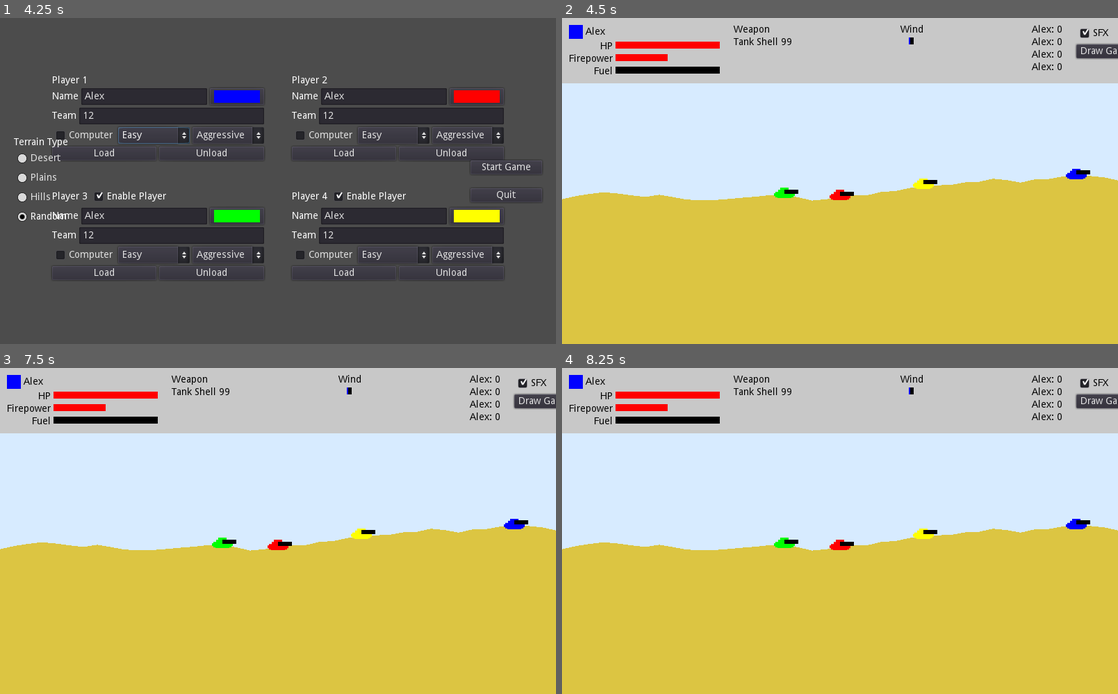
Above: before the commit, frames 1-4 (two rows, left to right).
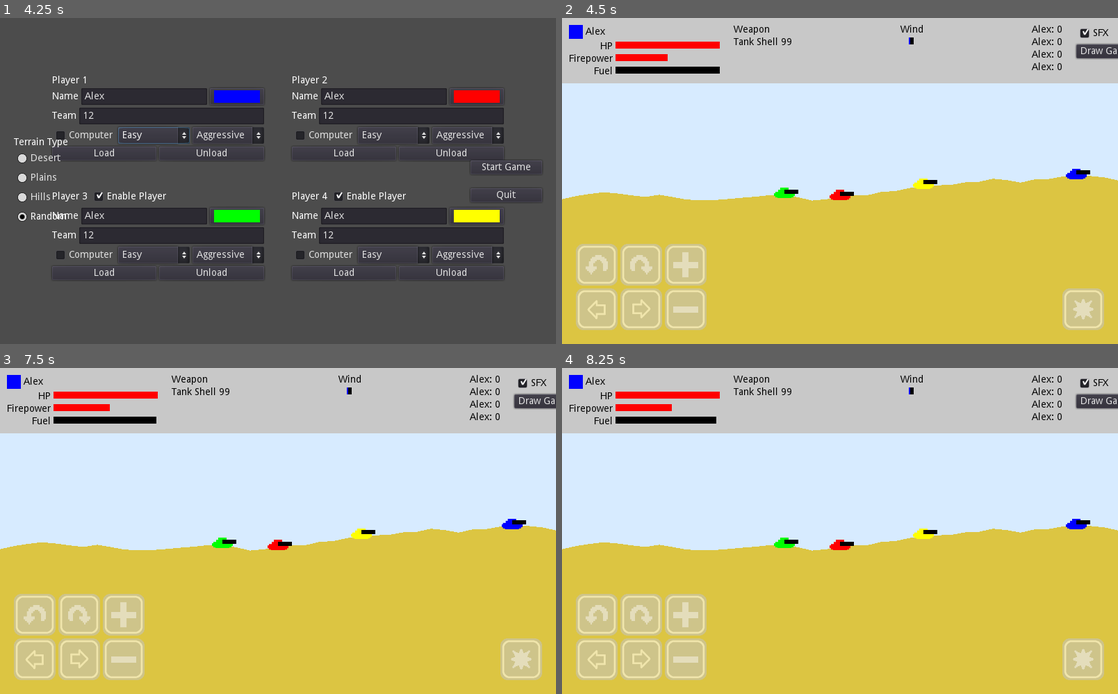
Above: after the commit, the same moments.

Repository: Arc676/Tanks-Godot
Game: Godot game, scene res://Scenes/Screens/Main Menu.tscn
Two runs of this game, one before a commit and one after it. Both use one fixed random seed, a clock stepped at 60 frames per second and the inputs below.
Inputs (mouse positions are in pixels of both pictures, inside the frame that each line leads up to):
- Up to frame 1 (4.25 s): click (144, 96) at 0.52 s; type "Alex" at 0.6 s; click (172, 115) at 0.75 s; type "12" at 0.83 s; click (383, 96) at 0.98 s; type "Alex" at 1.07 s; click (411, 115) at 1.27 s; type "12" at 1.35 s; click (144, 216) at 1.5 s; type "Alex" at 1.58 s; click (172, 236) at 1.73 s; type "12" at 1.82 s; click (383, 216) at 2.02 s; type "Alex" at 2.1 s; click (411, 236) at 2.25 s; type "12" at 2.33 s; click "Easy" at 2.75 s; click "Easy" at 3.5 s
- Up to frame 2 (4.5 s): click "Start Game" at 4.25 s
- Up to frame 3 (7.5 s): click (33, 615) at 5.02 s; click (77, 615) at 5.77 s; click (122, 615) at 6.52 s; click (33, 658) at 7.27 s
- Up to frame 4 (8.25 s): click (639, 658) at 8.02 s

Frame 1 is identical in both runs. In frame 2, 6.5% of the frame differs, in the area x 2-98%, y 69-96%; in frame 3, 6.6%, in the area x 2-98%, y 11-96%; in frame 4, 6.6%.

Commit message:
Add most touch controls
TODO: weapon switching buttons
Can now play on mobile devices without a keyboard (TODO: HP bug)

Diff:
--- a/Scenes/Screens/Game.tscn
+++ b/Scenes/Screens/Game.tscn
@@ -7,6 +7,13 @@
 [ext_resource path="res://Textures/Blue.png" type="Texture" id=5]
 [ext_resource path="res://Sound/bomber.wav" type="AudioStream" id=6]
 [ext_resource path="res://Sound/laser.wav" type="AudioStream" id=7]
+[ext_resource path="res://Textures/Left.png" type="Texture" id=8]
+[ext_resource path="res://Textures/Right.png" type="Texture" id=9]
+[ext_resource path="res://Textures/CW.png" type="Texture" id=10]
+[ext_resource path="res://Textures/Minus.png" type="Texture" id=11]
+[ext_resource path="res://Textures/Plus.png" type="Texture" id=12]
+[ext_resource path="res://Textures/CCW.png" type="Texture" id=13]
+[ext_resource path="res://Textures/Fire.png" type="Texture" id=14]
 
 [node name="Control" type="Control"]
 anchor_right = 1.0
@@ -260,12 +267,13 @@
 [node name="Controls" type="VBoxContainer" parent="ColorRect/HUD"]
 margin_left = 1261.0
 margin_right = 1347.0
-margin_bottom = 84.0
-size_flags_vertical = 3
+margin_bottom = 74.0
+size_flags_vertical = 0
 
 [node name="SFX" type="CheckBox" parent="ColorRect/HUD/Controls"]
 margin_right = 86.0
-margin_bottom = 24.0
+margin_bottom = 35.0
+size_flags_vertical = 3
 custom_colors/font_color_hover_pressed = Color( 0, 0, 0, 1 )
 custom_colors/font_color = Color( 0, 0, 0, 1 )
 custom_colors/font_color_hover = Color( 0, 0, 0, 1 )
@@ -274,9 +282,99 @@
 text = "SFX"
 
 [node name="Draw Game" type="Button" parent="ColorRect/HUD/Controls"]
-margin_top = 28.0
+margin_top = 39.0
 margin_right = 86.0
-margin_bottom = 48.0
+margin_bottom = 74.0
+size_flags_vertical = 3
 text = "Draw Game"
+
+[node name="Touch Controls" type="Control" parent="."]
+anchor_top = 1.0
+anchor_right = 1.0
+anchor_bottom = 1.0
+margin_left = 20.0
+margin_top = -20.0
+margin_right = -20.0
+margin_bottom = -20.0
+__meta__ = {
+"_edit_use_anchors_": false
+}
+
+[node name="Buttons" type="GridContainer" parent="Touch Controls"]
+anchor_top = 1.0
+anchor_bottom = 1.0
+margin_top = -124.0
+margin_right = 188.0
+columns = 3
+__meta__ = {
+"_edit_use_anchors_": false
+}
+
+[node name="CCW" type="TextureButton" parent="Touch Controls/Buttons"]
+margin_right = 60.0
+margin_bottom = 60.0
+rect_min_size = Vector2( 60, 60 )
+texture_normal = ExtResource( 13 )
+expand = true
+
+[node name="CW" type="TextureButton" parent="Touch Controls/Buttons"]
+margin_left = 64.0
+margin_right = 124.0
+margin_bottom = 60.0
+rect_min_size = Vector2( 60, 60 )
+texture_normal = ExtResource( 10 )
+expand = true
+
+[node name="Firepower Up" type="TextureButton" parent="Touch Controls/Buttons"]
+margin_left = 128.0
+margin_right = 188.0
+margin_bottom = 60.0
+rect_min_size = Vector2( 60, 60 )
+texture_normal = ExtResource( 12 )
+expand = true
+
+[node name="Move Left" type="TextureButton" parent="Touch Controls/Buttons"]
+margin_top = 64.0
+margin_right = 60.0
+margin_bottom = 124.0
+rect_min_size = Vector2( 60, 60 )
+shortcut_in_tooltip = false
+action_mode = 0
+texture_normal = ExtResource( 8 )
+expand = true
+
+[node name="Move Right" type="TextureButton" parent="Touch Controls/Buttons"]
+margin_left = 64.0
+margin_top = 64.0
+margin_right = 124.0
+margin_bottom = 124.0
+rect_min_size = Vector2( 60, 60 )
+shortcut_in_tooltip = false
+action_mode = 0
+texture_normal = ExtResource( 9 )
+expand = true
+
+[node name="Firepower Down" type="TextureButton" parent="Touch Controls/Buttons"]
+margin_left = 128.0
+margin_top = 64.0
+margin_right = 188.0
+margin_bottom = 124.0
+rect_min_size = Vector2( 60, 60 )
+texture_normal = ExtResource( 11 )
+expand = true
+
+[node name="Fire" type="TextureButton" parent="Touch Controls"]
+anchor_left = 1.0
+anchor_top = 1.0
+anchor_right = 1.0
+anchor_bottom = 1.0
+margin_left = -60.0
+margin_top = -60.0
+rect_min_size = Vector2( 60, 60 )
+texture_normal = ExtResource( 14 )
+expand = true
+__meta__ = {
+"_edit_use_anchors_": false
+}
 [connection signal="toggled" from="ColorRect/HUD/Controls/SFX" to="." method="toggleSFX"]
 [connection signal="pressed" from="ColorRect/HUD/Controls/Draw Game" to="." method="drawGame"]
--- a/Scripts/Entities/Tank.gd
+++ b/Scripts/Entities/Tank.gd
@@ -31,6 +31,15 @@
 
 onready var explosionObj = preload("res://Scenes/Effects/Explosion.tscn")
 var boom
+
+# Touch controls
+var touchMoveLeft
+var touchMoveRight
+var touchCW
+var touchCCW
+var touchFirepowerUp
+var touchFirepowerDown
+var touchFire
 
 # Computer controlled tanks
 var isCC = false
@@ -260,14 +269,14 @@
 	pass
 
 func playerUpdate():
-	if Input.is_action_pressed("ui_down") and firingAngle > -PI:
+	if input_CW() and firingAngle < 0:
+		rotate(1)
+	elif input_CCW() and firingAngle > -PI:
 		rotate(-1)
-	elif Input.is_action_pressed("ui_up") and firingAngle < 0:
-		rotate(1)
-
-	if Input.is_action_pressed("ui_page_up"):
+
+	if input_firepowerUp():
 		firepower = clamp(firepower + 1, 0, 100)
-	elif Input.is_action_pressed("ui_page_down"):
+	elif input_firepowerDown():
 		firepower = clamp(firepower - 1, 0, 100)
 
 	if isTargeting:
@@ -310,7 +319,7 @@
 				fireProjectile(get_global_mouse_position())
 			stopTargeting()
 			hasFired = true
-	elif Input.is_action_just_pressed("fire"):
+	elif input_fire():
 		var weapon = weapons.keys()[selectedWeapon]
 		if Weapons.isTargetedWeapon(weapon):
 			startTargeting()
@@ -327,10 +336,10 @@
 func _physics_process(delta):
 	velocity.y += Globals.GRAVITY * delta
 	if isActiveTank and is_on_floor() and fuel > 0:
-		if Input.is_action_pressed("ui_left"):
+		if input_moveLeft():
 			velocity.x = -MOVE_SPEED
 			fuel -= 20 * delta / engineEfficiency
-		elif Input.is_action_pressed("ui_right"):
+		elif input_moveRight():
 			velocity.x = MOVE_SPEED
 			fuel -= 20 * delta / engineEfficiency
 		else:
@@ -339,3 +348,24 @@
 		velocity.x = 0
 	velocity = move_and_slide(velocity, Vector2.UP, true)
 	velocity.x = 0
+
+func input_moveLeft():
+	return Input.is_action_pressed("ui_left") or touchMoveLeft.pressed
+
+func input_moveRight():
+	return Input.is_action_pressed("ui_right") or touchMoveRight.pressed
+
+func input_firepowerUp():
+	return Input.is_action_pressed("ui_page_up") or touchFirepowerUp.pressed
+
+func input_firepowerDown():
+	return Input.is_action_pressed("ui_page_down") or touchFirepowerDown.pressed
+
+func input_CCW():
+	return Input.is_action_pressed("ui_down") or touchCCW.pressed
+
+func input_CW():
+	return Input.is_action_pressed("ui_up") or touchCW.pressed
+
+func input_fire():
+	return Input.is_action_just_pressed("fire") or touchFire.pressed
--- a/Scripts/Screens/Game.gd
+++ b/Scripts/Screens/Game.gd
@@ -72,6 +72,14 @@
 
 		var idx = rng.randi_range(4, terrain.chunkCount - 4)
 		tank.position = terrain.ground.polygon[idx] + Vector2.UP * 3
+
+		tank.touchMoveLeft = $"Touch Controls/Buttons/Move Left"
+		tank.touchMoveRight = $"Touch Controls/Buttons/Move Right"
+		tank.touchCW = $"Touch Controls/Buttons/CW"
+		tank.touchCCW = $"Touch Controls/Buttons/CCW"
+		tank.touchFirepowerUp = $"Touch Controls/Buttons/Firepower Up"
+		tank.touchFirepowerDown = $"Touch Controls/Buttons/Firepower Down"
+		tank.touchFire = $"Touch Controls/Fire"
 
 		tank.z_index = z
 		z += 1
Not shown: 1 places in Scenes/Screens/Game.tscn that only renumber resources
Binary file added: Textures/CCW.png
Binary file added: Textures/CW.png
Binary file added: Textures/Fire.png
Binary file added: Textures/Left.png
Binary file added: Textures/Minus.png
Binary file added: Textures/Plus.png
Binary file added: Textures/Right.png
Not shown, changed: CREDITS
Not shown, added: XCFs/Fire.xcf
Not shown, added: XCFs/Firepower.xcf
Not shown, added: XCFs/Left.xcf
(and 2 more such lines)
